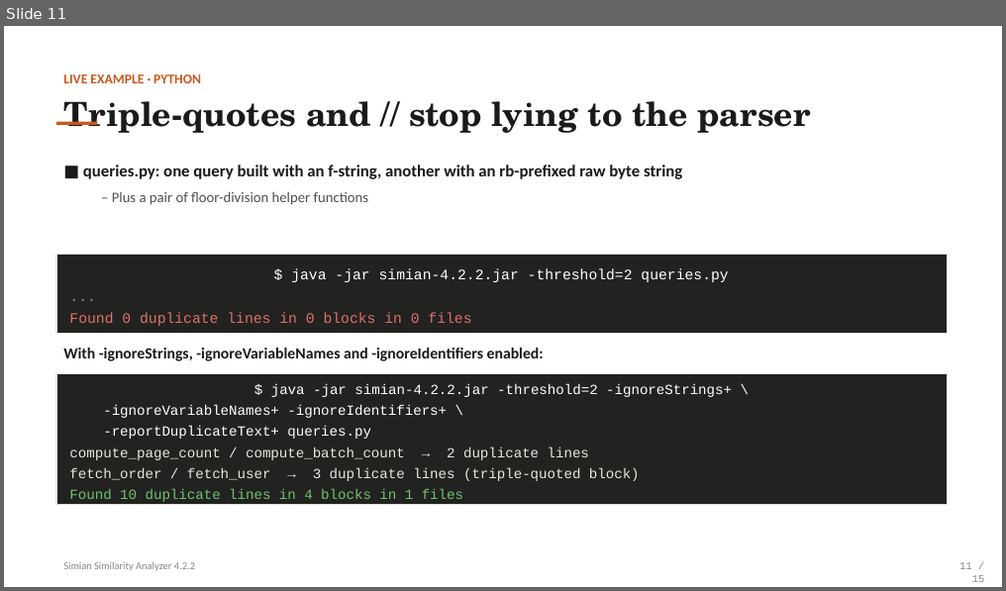
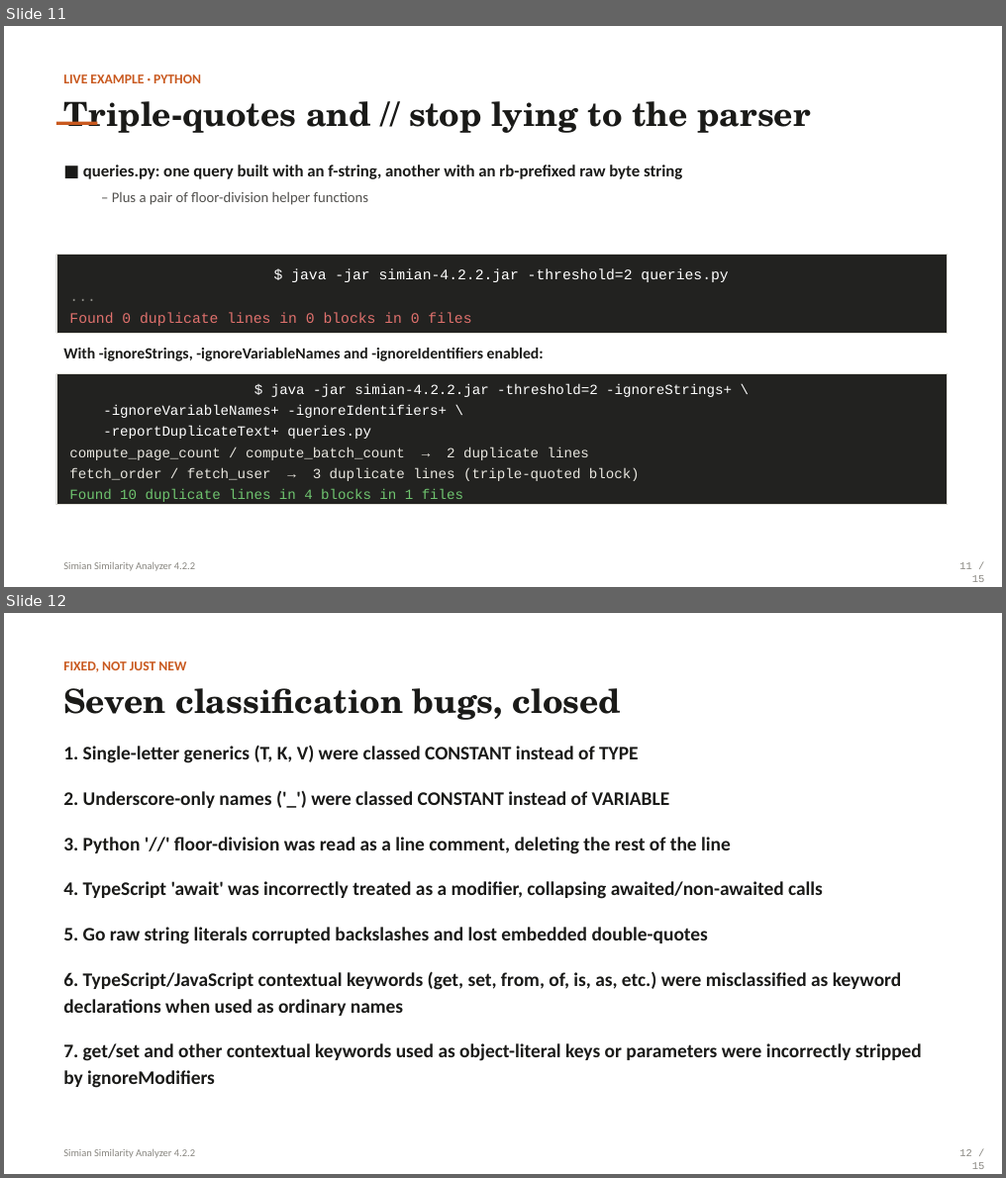
Before and after one commit to quandarypeak/simian, a slide deck: docs/simian-4.2.2-presentation.pptx. Shown one above the other, each under a label of ours: slide 11 before the commit, slides 11 and 12 after it. The pictures are 1006x591 and 1006x1178 pixels, drawn with LibreOffice and Linux fonts; fonts in the diff are those of the drawing. Boxes give left, top, right and bottom in pixels: in the first picture for what was removed or moved away, otherwise in the second. Text is boxed around its words. In the diff, an @@ line names an element or a change of style, - is before the commit and + after.

Commit message:
Update presentation for post-merge fixes and accurate counts
- Bug count was stale at 4; now reflects all 7 fixes (adds the Go
  raw-string corruption fix and the two TypeScript/JavaScript
  contextual-keyword fixes)
- Updates slide 1 headline/stats, slide 2 agenda, slide 3/6/8 summary
  bullets, and condenses slide 12's 4-card layout into one 7-item list
- Corrects the test-line count (+2,600 -> +4,500) and slide 4's stale
  "current HEAD" label
- Verified via content extraction, file validation, and a full visual
  render of every changed slide

```diff
--- a/docs/simian-4.2.2-presentation.pptx
+++ b/docs/simian-4.2.2-presentation.pptx
@@ slide 12 added at [4, 613, 1002, 1174], background #FFFFFF @@
@@ text added at [63, 662, 186, 672], 13 pt, text #C9591F, bold @@
+FIXED, NOT JUST NEW
@@ text added at [63, 688, 622, 720], 32 pt, text #1A1A18, bold @@
+Seven classification bugs, closed
@@ text added at [63, 745, 922, 1088], 18.5 pt, text #1A1A18, bold @@
+1. Single-letter generics (T, K, V) were classed CONSTANT instead of TYPE
+2. Underscore-only names ('_') were classed CONSTANT instead of VARIABLE
+3. Python '//' floor-division was read as a line comment, deleting the rest of the line
+4. TypeScript 'await' was incorrectly treated as a modifier, collapsing awaited/non-awaited calls
+5. Go raw string literals corrupted backslashes and lost embedded double-quotes
+6. TypeScript/JavaScript contextual keywords (get, set, from, of, is, as, etc.) were misclassified as keyword declarations when used as ordinary names
+7. get/set and other contextual keywords used as object-literal keys or parameters were incorrectly stripped by ignoreModifiers
@@ text added at [63, 1150, 195, 1158], 10 pt, text #898781 @@
+Simian Similarity Analyzer 4.2.2
@@ text added at [959, 1150, 985, 1169], 10 pt, text #898781 @@
+12 / 15
```
Also in this commit, not shown: 6 slides changed, 1 slide removed.
